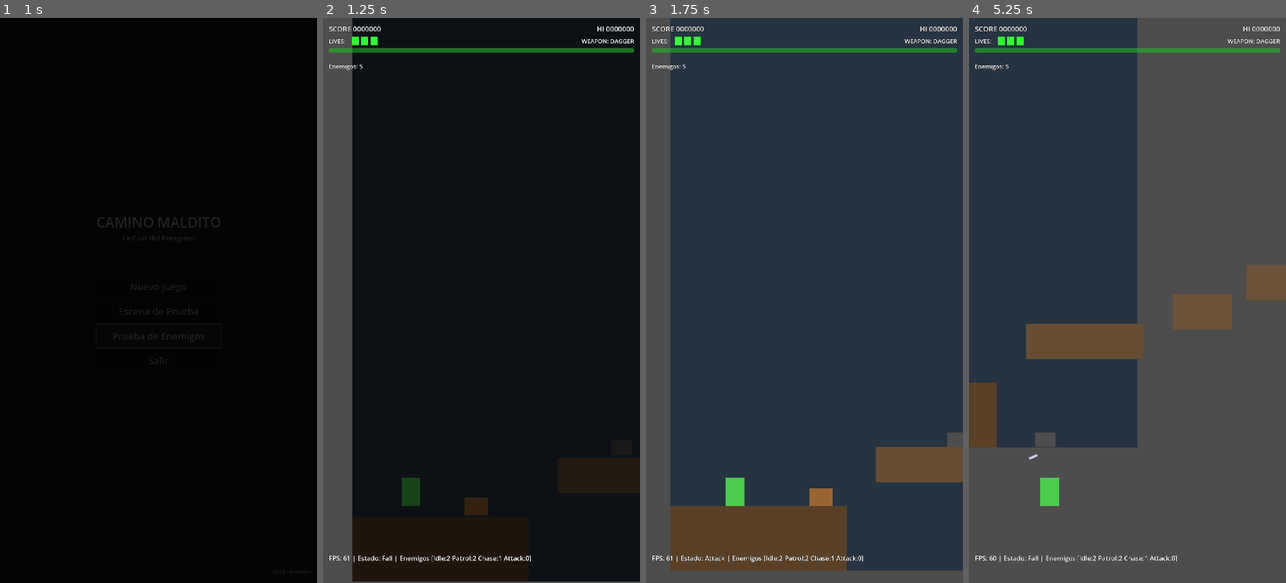
Above: before the commit, frames 1-4 (left to right).
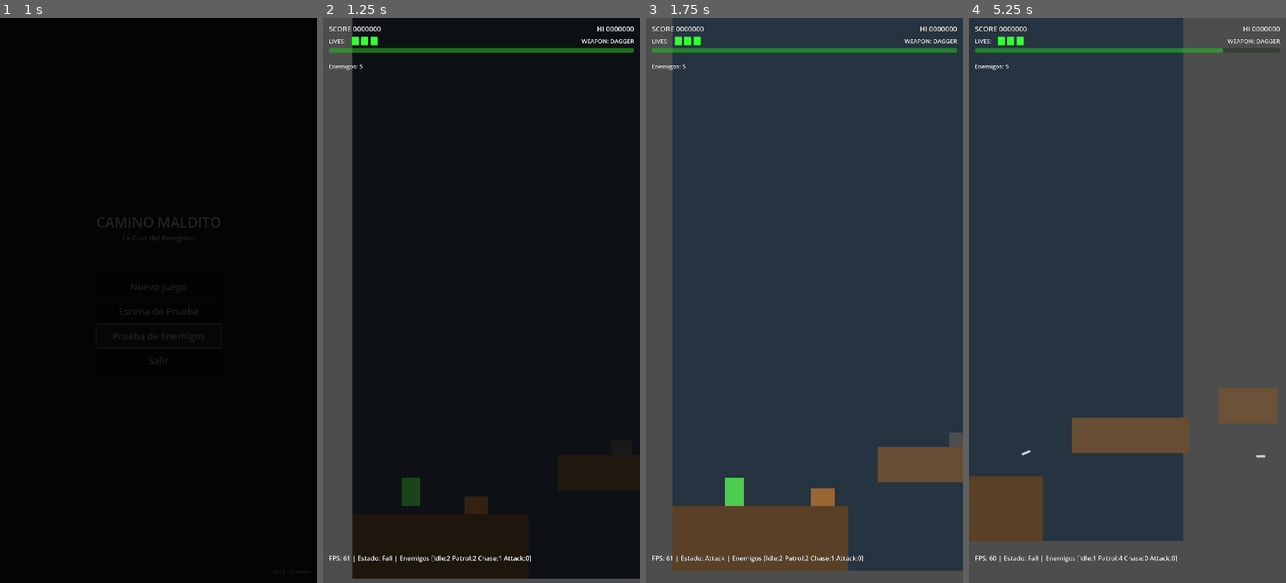
Above: after the commit, the same moments.

Repository: juanrafernandez/pilgrim
Game: Godot game, scene res://scenes/main/main_menu.tscn
Same seed, same stepped clock (60 frames per second), same inputs: the game is played once before the commit and once after it.
Inputs:
- Up to frame 1 (1 s): click "Prueba de Enemigos" at 0.5 s
- Up to frame 2 (1.25 s): no input
- Up to frame 3 (1.75 s): hold Right (move_right) from 1.28 s (still down); tap S (attack) at 1.35 s; tap A (jump) at 1.52 s
- Up to frame 4 (5.25 s): tap W (special) at 2.1, 3.6, 5.1 s; tap A (jump) at 2.27, 3.77, 4.52 s; release Right (move_right) at 2.78 s; hold Left (move_left) 2.78-3.53 s; tap S (attack) at 2.85, 4.35 s; hold Right (move_right) 3.53-5.03 s; hold Left (move_left) from 5.03 s (still down)

Frame 1 is identical in both runs. In frame 2, 0.5% of the frame differs, in the area x 9-100%, y 84-100%; in frame 3, 0.6%; in frame 4, 30%, in the area x 0-100%, y 0-97%.

Commit message:
feat: add automatic checkpoint system, increase cow detection, faster gravity
1. Automatic Checkpoint System:
   - Player auto-saves last safe ground position every 0.5s
   - When falling into pits/death zones, respawns at last checkpoint
   - No longer respawns at fixed spawn point
   - Tracks position while grounded and alive
   - Respawn function now uses checkpoint by default

2. Increased Cow Detection Range:
   - Detection range: 300.0 -> 500.0
   - Cows now react to player from much farther away
   - Gives more time for player to react to fleeing cows
   - Updated both script and scene collision shape

3. Faster Gravity (Less "Moon Jump"):
   - Gravity increased from 980.0 (default) to 1600.0
   - Jumps feel snappier and more responsive
   - Falls happen faster for better arcade feel
   - Applied globally to all physics objects

These changes improve game feel and player experience:
- Checkpoint system reduces frustration from pit deaths
- Cow behavior is more noticeable and reactive
- Jump physics feel more arcade-like and less floaty

Diff:
--- a/project.godot
+++ b/project.godot
@@ -73,6 +73,10 @@
 ]
 }
 
+[physics]
+
+2d/default_gravity=1600.0
+
 [rendering]
 
 textures/canvas_textures/default_texture_filter=0
--- a/scenes/enemies/enemy_cow.tscn
+++ b/scenes/enemies/enemy_cow.tscn
@@ -6,7 +6,7 @@
 size = Vector2(80, 60)
 
 [sub_resource type="CircleShape2D" id="CircleShape2D_detection"]
-radius = 300.0
+radius = 500.0
 
 [node name="EnemyCow" type="CharacterBody2D"]
 collision_layer = 4
--- a/scenes/main/test_scene_enemies.gd
+++ b/scenes/main/test_scene_enemies.gd
@@ -191,8 +191,8 @@
 
 func _on_player_respawned() -> void:
 	"""Handle player respawn from GameManager"""
-	player.respawn(spawn_position)
-	print("Player respawned at spawn position")
+	player.respawn()  # Use auto checkpoint (last safe ground position)
+	print("Player respawned at last safe position")
 
 
 func _on_game_state_changed(new_state: GameManager.GameState) -> void:
--- a/scripts/enemies/enemy_cow.gd
+++ b/scripts/enemies/enemy_cow.gd
@@ -14,7 +14,7 @@
 	chase_speed = 180.0  # Runs away
 	attack_damage = 5  # Minimal damage if cornered
 	attack_range = 50.0
-	detection_range = 300.0
+	detection_range = 500.0  # Increased to react from farther away
 	patrol_distance = 150.0
 	patrol_wait_time = 3.0
 
--- a/scripts/player/player.gd
+++ b/scripts/player/player.gd
@@ -64,10 +64,16 @@
 # Input direction
 var input_direction: Vector2 = Vector2.ZERO
 
+# Checkpoint system (auto-save last safe ground position)
+var last_safe_position: Vector2 = Vector2.ZERO
+var checkpoint_cooldown: float = 0.0
+const CHECKPOINT_INTERVAL: float = 0.5  # Update checkpoint every 0.5 seconds when grounded
+
 
 func _ready() -> void:
 	_setup_phase(current_phase)
 	current_health = max_health
+	last_safe_position = global_position  # Initialize checkpoint
 	print("Player initialized - Phase: %s" % GameManager.PlayerPhase.keys()[current_phase])
 
 
@@ -106,6 +112,13 @@
 		if state_machine.previous_state_name == "Fall":
 			landed.emit()
 
+	# Update checkpoint when grounded (auto-save safe position)
+	if is_on_floor() and not is_dead:
+		checkpoint_cooldown -= delta
+		if checkpoint_cooldown <= 0:
+			last_safe_position = global_position
+			checkpoint_cooldown = CHECKPOINT_INTERVAL
+
 
 func _get_input_direction() -> Vector2:
 	"""Get player input direction"""
@@ -163,21 +176,24 @@
 
 
 ## Respawn at a position
-func respawn(respawn_position: Vector2) -> void:
+func respawn(respawn_position: Vector2 = Vector2.ZERO) -> void:
 	"""Respawn player at checkpoint or start position"""
 	is_dead = false
 	current_health = max_health
 	health_changed.emit(current_health, max_health)
 
+	# Use last safe position if no specific position provided
+	var spawn_pos = respawn_position if respawn_position != Vector2.ZERO else last_safe_position
+
 	# Reset position
-	global_position = respawn_position
+	global_position = spawn_pos
 	velocity = Vector2.ZERO
 
 	# Reset state to idle
 	if state_machine:
 		state_machine.change_state("Idle")
 
-	print("Player respawned at: %s" % respawn_position)
+	print("Player respawned at: %s (checkpoint)" % spawn_pos)
 
 
 ## Start invincibility frames
